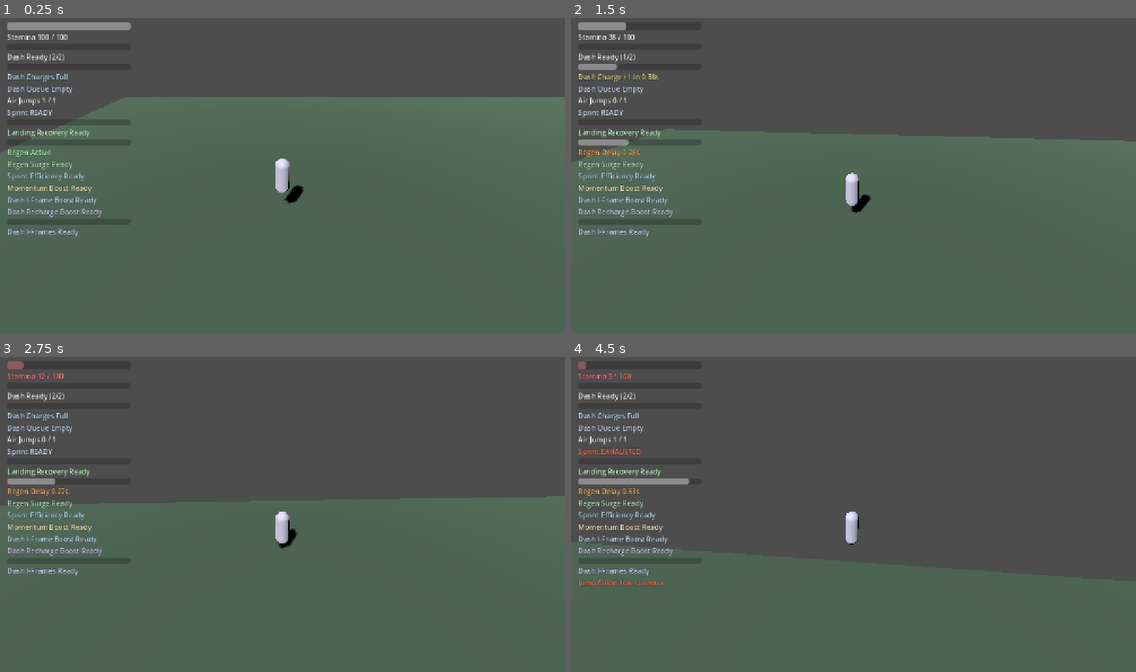
Above: before the commit, frames 1-4 (two rows, left to right).
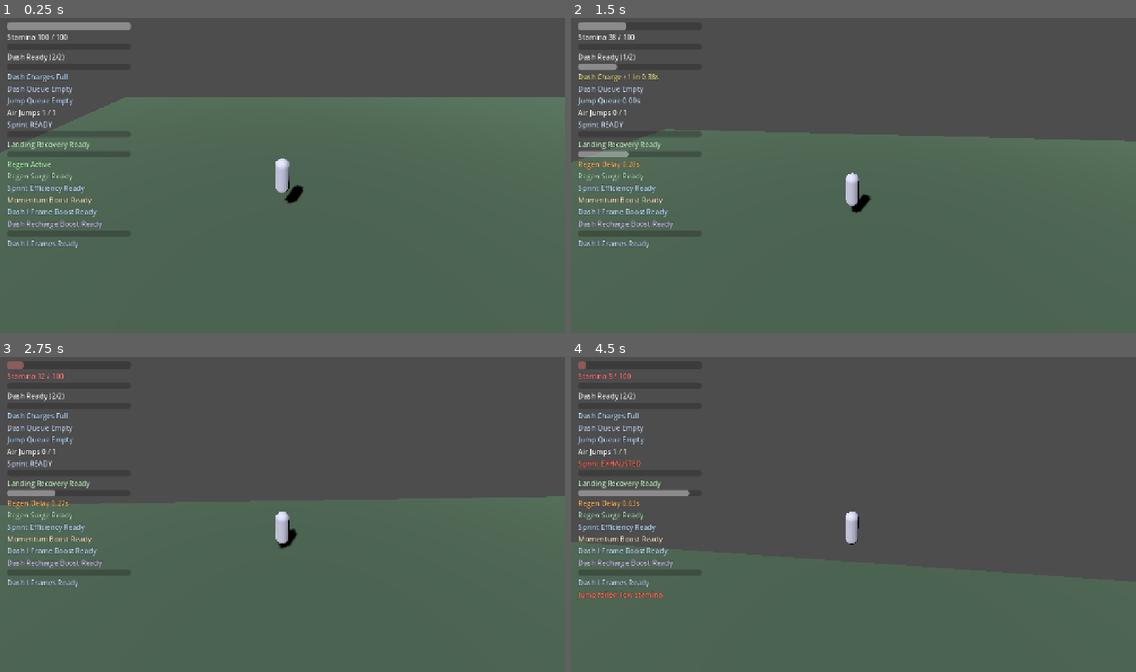
Above: after the commit, the same moments.

Repository: thegoatleroyjenkins/arpg-game
Game: Godot game, scene res://world/levels/open_world_3d.tscn
Two runs of this game, one before a commit and one after it. Both use one fixed random seed, a clock stepped at 60 frames per second and the inputs below.
Inputs (mouse positions are in pixels of both pictures, inside the frame that each line leads up to):
- Up to frame 1 (0.25 s): no input
- Up to frame 2 (1.5 s): tap Enter (ui_accept) at 0.5 s; move the mouse to (881, 172) at 0.52 s; hold W (move_up) from 0.53 s (still down); tap Q (dash) at 0.6 s; tap Space (jump) at 0.77, 0.8, 1.07, 1.35 s; move the mouse to (825, 175) at 1.27 s
- Up to frame 3 (2.75 s): keep holding W (move_up); tap Space (jump) at 1.52, 1.82, 2.3 s; tap Q (dash) at 1.55 s; move the mouse to (293, 508) at 2.02 s; press the mouse at (293, 508) at 2.03 s
- Up to frame 4 (4.5 s): keep holding W (move_up); move the mouse to (847, 517) at 2.77 s; release the mouse at (847, 517) at 2.78 s; tap R (camera_recenter) at 2.85 s; tap Space (jump) at 3.02, 3.32, 3.77, 3.8, 4.07 s; tap Q (dash) at 3.05, 3.6 s; move the mouse to (893, 517) at 3.52 s; move the mouse to (808, 508) at 4.27 s; tap Shift (sprint) at 4.35 s

The runs differ from the first frame. In frame 1, 2.2% of the frame differs, in the area x 1-23%, y 25-74%; in frame 2, 2.6%; in frame 3, 2.3%; in frame 4, 3.0%, in the area x 1-21%, y 25-78%.

Commit message:
Add jump queue HUD feedback for 3D movement buffering

Diff:
--- a/prototype3d/player_3d.gd
+++ b/prototype3d/player_3d.gd
@@ -12,6 +12,7 @@
 signal stamina_changed(current: float, max_value: float)
 signal dash_cooldown_changed(remaining: float, max_value: float)
 signal dash_buffer_changed(remaining: float, max_value: float)
+signal jump_buffer_changed(remaining: float, max_value: float)
 signal dash_charges_changed(current: int, max_value: int)
 signal dash_charge_recharge_changed(remaining: float, max_value: float)
 signal air_jumps_changed(current: int, max_value: int)
@@ -93,6 +94,7 @@
 	_emit_dash_charge_recharge_changed()
 	_emit_dash_cooldown_changed()
 	_emit_dash_buffer_changed()
+	_emit_jump_buffer_changed()
 	_emit_air_jumps_changed()
 	_emit_sprint_state_changed(true)
 	_emit_landing_recovery_changed()
@@ -170,8 +172,12 @@
 		if dash_time_left > 0.0:
 			jump_buffer_window += min(dash_time_left, max(0.0, tuning.jump_buffer_dash_bonus_time))
 		jump_buffer_left = jump_buffer_window
+		_emit_jump_buffer_changed()
 	else:
+		var previous_jump_buffer_left: float = jump_buffer_left
 		jump_buffer_left = max(0.0, jump_buffer_left - delta)
+		if absf(previous_jump_buffer_left - jump_buffer_left) > 0.0001:
+			_emit_jump_buffer_changed()
 
 	# Gravity + coyote time for forgiving jumps after stepping off ledges.
 	if was_on_floor:
@@ -201,6 +207,7 @@
 		velocity.y = tuning.jump_velocity
 		_apply_sprint_jump_momentum_boost()
 		jump_buffer_left = 0.0
+		_emit_jump_buffer_changed()
 		if can_ground_jump:
 			coyote_time_left = 0.0
 		elif can_air_jump:
@@ -1006,6 +1013,13 @@
 func _emit_dash_buffer_changed() -> void:
 	dash_buffer_changed.emit(dash_buffer_left, max(0.01, tuning.dash_input_buffer_time))
 
+func _jump_buffer_max() -> float:
+	var dash_bonus_window: float = max(0.0, tuning.jump_buffer_dash_bonus_time)
+	return max(0.01, max(0.0, tuning.jump_buffer_time) + dash_bonus_window)
+
+func _emit_jump_buffer_changed() -> void:
+	jump_buffer_changed.emit(jump_buffer_left, _jump_buffer_max())
+
 func _emit_air_jumps_changed() -> void:
 	air_jumps_changed.emit(air_jumps_left, max(0, tuning.max_air_jumps))
 
--- a/prototype3d/stamina_hud_3d.gd
+++ b/prototype3d/stamina_hud_3d.gd
@@ -9,6 +9,7 @@
 @onready var dash_charge_recharge_bar: ProgressBar = $MarginContainer/VBoxContainer/DashChargeRechargeBar
 @onready var dash_charge_recharge_label: Label = $MarginContainer/VBoxContainer/DashChargeRechargeLabel
 @onready var dash_buffer_label: Label = $MarginContainer/VBoxContainer/DashBufferLabel
+@onready var jump_buffer_label: Label = get_node_or_null("MarginContainer/VBoxContainer/JumpBufferLabel") as Label
 @onready var air_jump_label: Label = $MarginContainer/VBoxContainer/AirJumpLabel
 @onready var sprint_state_label: Label = $MarginContainer/VBoxContainer/SprintStateLabel
 @onready var landing_recovery_bar: ProgressBar = $MarginContainer/VBoxContainer/LandingRecoveryBar
@@ -49,6 +50,9 @@
 	if not player.has_signal("dash_buffer_changed"):
 		push_warning("StaminaHud3D target does not expose dash_buffer_changed signal")
 		return
+	if not player.has_signal("jump_buffer_changed"):
+		push_warning("StaminaHud3D target does not expose jump_buffer_changed signal")
+		return
 	if not player.has_signal("dash_charges_changed"):
 		push_warning("StaminaHud3D target does not expose dash_charges_changed signal")
 		return
@@ -93,6 +97,7 @@
 	player.dash_cooldown_changed.connect(_on_dash_cooldown_changed)
 	player.dash_charge_recharge_changed.connect(_on_dash_charge_recharge_changed)
 	player.dash_buffer_changed.connect(_on_dash_buffer_changed)
+	player.jump_buffer_changed.connect(_on_jump_buffer_changed)
 	player.dash_charges_changed.connect(_on_dash_charges_changed)
 	player.air_jumps_changed.connect(_on_air_jumps_changed)
 	player.sprint_state_changed.connect(_on_sprint_state_changed)
@@ -109,6 +114,7 @@
 	var current_dash_cooldown := float(player.call("_next_dash_ready_remaining"))
 	var current_dash_charge_recharge := float(player.get("dash_charge_recharge_left"))
 	var current_dash_buffer := float(player.get("dash_buffer_left"))
+	var current_jump_buffer := float(player.get("jump_buffer_left"))
 	var current_dash_charges := int(player.get("dash_charges"))
 	var current_air_jumps := int(player.get("air_jumps_left"))
 	var current_landing_recovery := float(player.get("landing_recovery_left"))
@@ -134,6 +140,7 @@
 	var max_dash_cooldown := 1.0
 	var max_dash_charge_recharge := 1.25
 	var max_dash_buffer := 0.15
+	var max_jump_buffer := 0.12
 	var max_dash_charges := 1
 	var max_air_jumps := 0
 	var max_landing_recovery := 0.18
@@ -144,6 +151,7 @@
 		max_dash_cooldown = max(0.01, float(player.call("_next_dash_ready_max")))
 		max_dash_charge_recharge = max(0.01, float(tuning_resource.get("dash_charge_recovery_time")))
 		max_dash_buffer = max(0.01, float(tuning_resource.get("dash_input_buffer_time")))
+		max_jump_buffer = max(0.01, float(tuning_resource.get("jump_buffer_time")) + max(0.0, float(tuning_resource.get("jump_buffer_dash_bonus_time"))))
 		max_dash_charges = max(1, int(tuning_resource.get("dash_max_charges")))
 		max_air_jumps = max(0, int(tuning_resource.get("max_air_jumps")))
 		max_landing_recovery = max(0.01, float(tuning_resource.get("hard_landing_recovery_time")))
@@ -174,6 +182,13 @@
 		dash_charge_recovery_boost_label.text = "Dash Recharge Boost Ready"
 		vbox.add_child(dash_charge_recovery_boost_label)
 		vbox.move_child(dash_charge_recovery_boost_label, dash_invulnerability_boost_label.get_index() + 1)
+	if jump_buffer_label == null:
+		var vbox: VBoxContainer = $MarginContainer/VBoxContainer
+		jump_buffer_label = Label.new()
+		jump_buffer_label.name = "JumpBufferLabel"
+		jump_buffer_label.text = "Jump Queue Empty"
+		vbox.add_child(jump_buffer_label)
+		vbox.move_child(jump_buffer_label, dash_buffer_label.get_index() + 1)
 	stamina_warning_label.visible = false
 	stamina_warning_label.modulate = Color(1.0, 0.45, 0.35)
 	_apply_readability_theme()
@@ -183,6 +198,7 @@
 	_on_dash_cooldown_changed(current_dash_cooldown, max_dash_cooldown)
 	_on_dash_charge_recharge_changed(current_dash_charge_recharge, max_dash_charge_recharge)
 	_on_dash_buffer_changed(current_dash_buffer, max_dash_buffer)
+	_on_jump_buffer_changed(current_jump_buffer, max_jump_buffer)
 	_on_air_jumps_changed(current_air_jumps, max_air_jumps)
 	_on_sprint_state_changed(bool(player.get("sprinting_now")), bool(player.get("sprint_exhausted")))
 	_on_landing_recovery_changed(current_landing_recovery, max_landing_recovery)
@@ -211,6 +227,7 @@
 		dash_cooldown_label,
 		dash_charge_recharge_label,
 		dash_buffer_label,
+		jump_buffer_label,
 		air_jump_label,
 		sprint_state_label,
 		landing_recovery_label,
@@ -288,6 +305,18 @@
 		dash_buffer_label.text = "Dash Queue Empty"
 		dash_buffer_label.modulate = Color(0.75, 0.8, 0.9)
 
+func _on_jump_buffer_changed(remaining: float, max_value: float) -> void:
+	if jump_buffer_label == null:
+		return
+	var clamped_max: float = max(0.01, max_value)
+	var clamped_remaining: float = clamp(remaining, 0.0, clamped_max)
+	if clamped_remaining > 0.0:
+		jump_buffer_label.text = "Jump Queue %.2fs" % clamped_remaining
+		jump_buffer_label.modulate = Color(0.8, 0.92, 1.0)
+	else:
+		jump_buffer_label.text = "Jump Queue Empty"
+		jump_buffer_label.modulate = Color(0.72, 0.82, 0.94)
+
 func _on_air_jumps_changed(current: int, max_value: int) -> void:
 	var clamped_max: int = max(0, max_value)
 	var clamped_current: int = clampi(current, 0, clamped_max)
Not shown, changed: README.md
